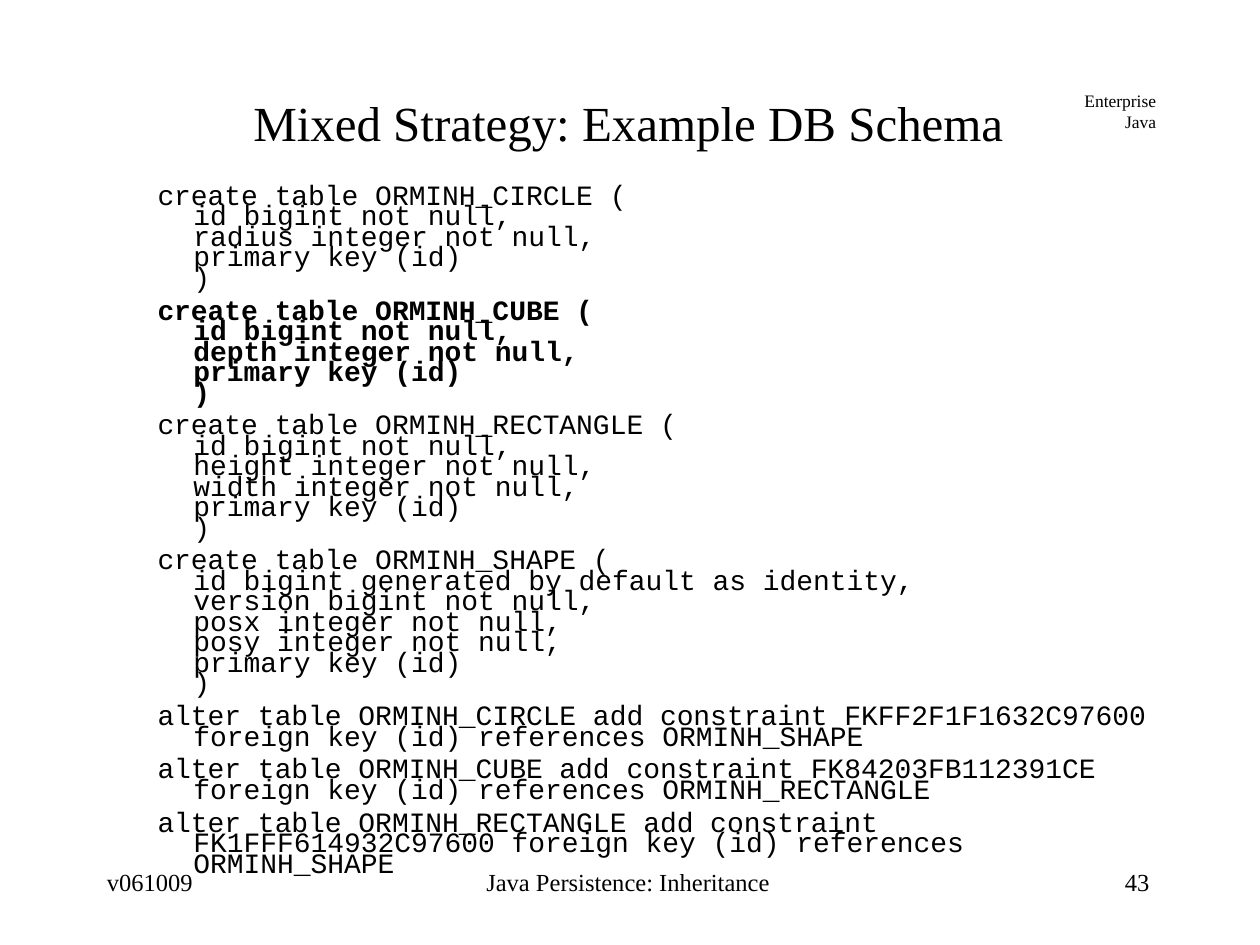
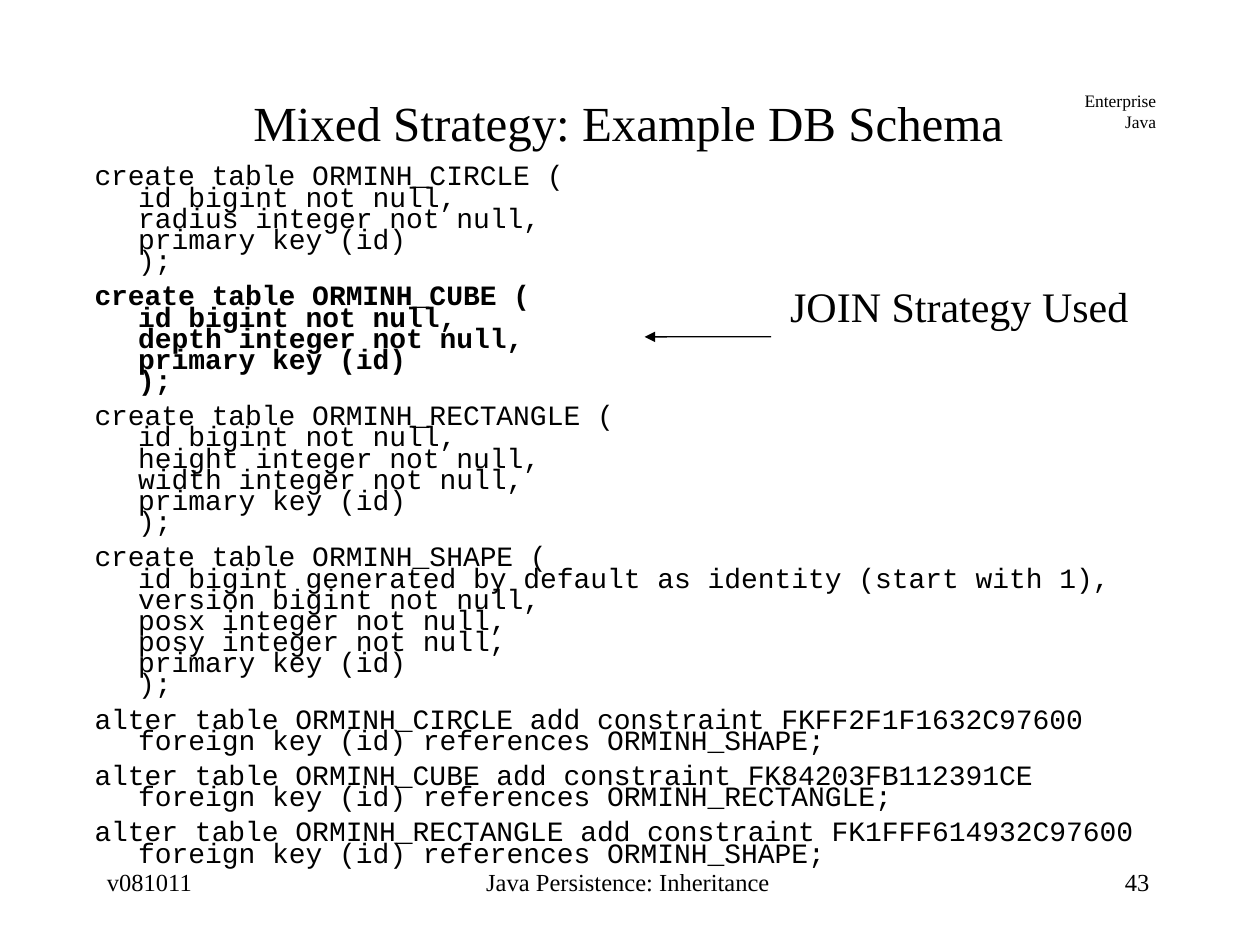
Before and after one commit to jcstaff/ejava-javaee, a slide deck: slide 43 of ormInheritance/src/site/resources/lectures/ormInheritance.ppt. Drawn at 1260x945 pixels with LibreOffice and Linux fonts; fonts in the diff are those of the drawing. Boxes give left, top, right and bottom in pixels: in the first picture for what was removed or moved away, otherwise in the second. Text is boxed around its words. In the diff, an @@ line names an element or a change of style, - is before the commit and + after.

```diff
--- a/ormInheritance/src/site/resources/lectures/ormInheritance.ppt
+++ b/ormInheritance/src/site/resources/lectures/ormInheritance.ppt
@@ text at <box>94,166,1134,869</box>: text changed @@
-  create table ORMINH_CIRCLE (
-  id bigint not null,
-  radius integer not null,
-  primary key (id)
-  )
-  create table ORMINH_CUBE (
-  id bigint not null,
-  depth integer not null,
-  primary key (id)
-  )
-  create table ORMINH_RECTANGLE (
-  id bigint not null,
-  height integer not null,
-  width integer not null,
-  primary key (id)
-  )
-  create table ORMINH_SHAPE (
-  id bigint generated by default as identity,
-  version bigint not null,
-  posx integer not null,
-  posy integer not null,
-  primary key (id)
-  )
-  alter table ORMINH_CIRCLE add constraint FKFF2F1F1632C97600 foreign key (id) references ORMINH_SHAPE
-  alter table ORMINH_CUBE add constraint FK84203FB112391CE foreign key (id) references ORMINH_RECTANGLE
-  alter table ORMINH_RECTANGLE add constraint FK1FFF614932C97600 foreign key (id) references ORMINH_SHAPE
+create table ORMINH_CIRCLE (
+id bigint not null,
+radius integer not null,
+primary key (id)
+);
+create table ORMINH_CUBE (
+id bigint not null,
+depth integer not null,
+primary key (id)
+);
+create table ORMINH_RECTANGLE (
+id bigint not null,
+height integer not null,
+width integer not null,
+primary key (id)
+);
+create table ORMINH_SHAPE (
+id bigint generated by default as identity (start with 1),
+version bigint not null,
+posx integer not null,
+posy integer not null,
+primary key (id)
+);
+alter table ORMINH_CIRCLE add constraint FKFF2F1F1632C97600 foreign key (id) references ORMINH_SHAPE;
+alter table ORMINH_CUBE add constraint FK84203FB112391CE foreign key (id) references ORMINH_RECTANGLE;
+alter table ORMINH_RECTANGLE add constraint FK1FFF614932C97600 foreign key (id) references ORMINH_SHAPE;
@@ text added at <box>790,293,1128,331</box>, 24 pt, text #000000 @@
+JOIN Strategy Used
@@ arrow added from (771, 336) to (645, 336), #000000 0.74 pt @@
@@ text at <box>107,874,192,892</box>: text changed @@
-v061009
+v081011
```
Also in this commit, not shown: 41 other slides changed, 3 slides added, 2 slides removed, 23 other files.
